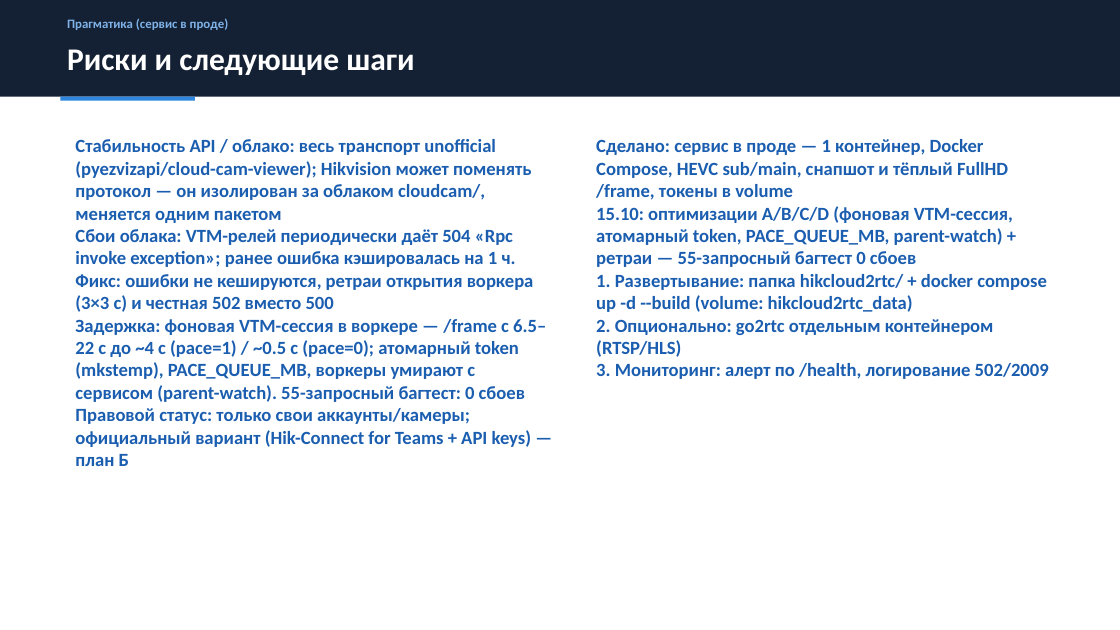
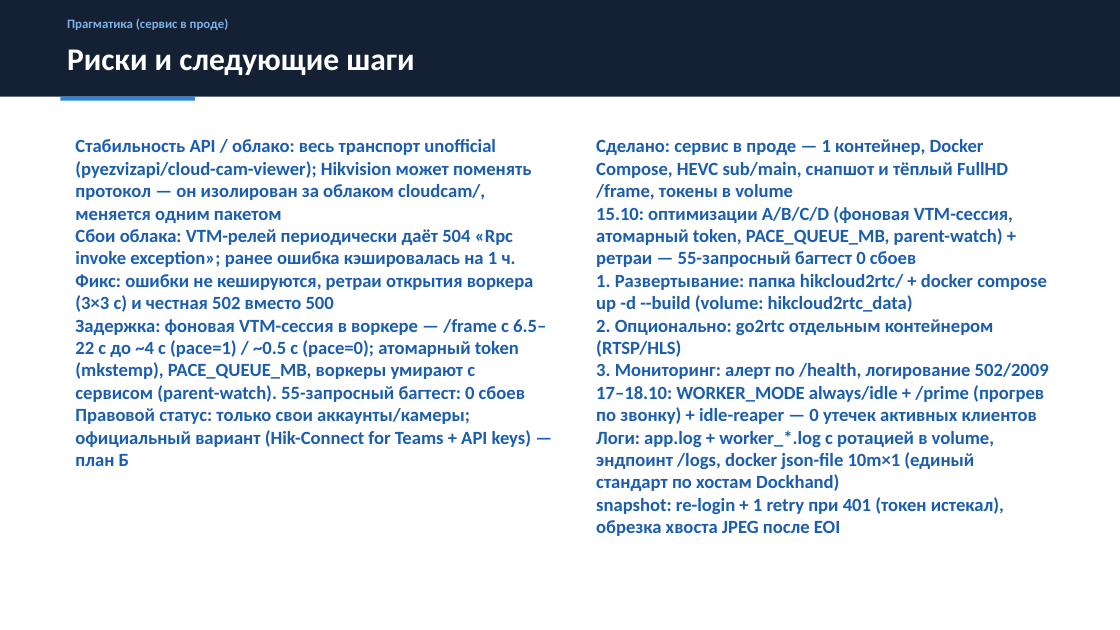
Before and after one commit to halamov/hikcloud2rtc, a slide deck: slide 15 of hikcloud2rtc.pptx. Drawn at 1120x630 pixels with LibreOffice and Linux fonts; fonts in the diff are those of the drawing. Boxes give left, top, right and bottom in pixels: in the first picture for what was removed or moved away, otherwise in the second. Text is boxed around its words. In the diff, an @@ line names an element or a change of style, - is before the commit and + after.

Commit message:
snapshot: обрезать хвост JPEG после EOI (лишний байт из hikcloudstream); презентация — долгие тесты (4 комбинации: 60с потоки, reaper, параллельно)

```diff
--- a/hikcloud2rtc.pptx
+++ b/hikcloud2rtc.pptx
@@ text at [596,139,1049,536]: text changed @@
-Сделано: сервис в проде — 1 контейнер, Docker Compose, HEVC sub/main, снапшот и тёплый FullHD /frame, токены в volume
-15.10: оптимизации A/B/C/D (фоновая VTM-сессия, атомарный token, PACE_QUEUE_MB, parent-watch) + ретраи — 55-запросный багтест 0 сбоев
-1. Развертывание: папка hikcloud2rtc/ + docker compose up -d --build (volume: hikcloud2rtc_data)
-2. Опционально: go2rtc отдельным контейнером (RTSP/HLS)
-3. Мониторинг: алерт по /health, логирование 502/2009
+Сделано: сервис в проде — 1 контейнер, Docker Compose, HEVC sub/main, снапшот и тёплый FullHD /frame, токены в volume
+15.10: оптимизации A/B/C/D (фоновая VTM-сессия, атомарный token, PACE_QUEUE_MB, parent-watch) + ретраи — 55-запросный багтест 0 сбоев
+1. Развертывание: папка hikcloud2rtc/ + docker compose up -d --build (volume: hikcloud2rtc_data)
+2. Опционально: go2rtc отдельным контейнером (RTSP/HLS)
+3. Мониторинг: алерт по /health, логирование 502/2009
+17–18.10: WORKER_MODE always/idle + /prime (прогрев по звонку) + idle-reaper — 0 утечек активных клиентов
+Логи: app.log + worker_*.log с ротацией в volume, эндпоинт /logs, docker json-file 10m×1 (единый стандарт по хостам Dockhand)
+snapshot: re-login + 1 retry при 401 (токен истекал), обрезка хвоста JPEG после EOI
```
Also in this commit, not shown: 2 other slides changed, 1 other file.
